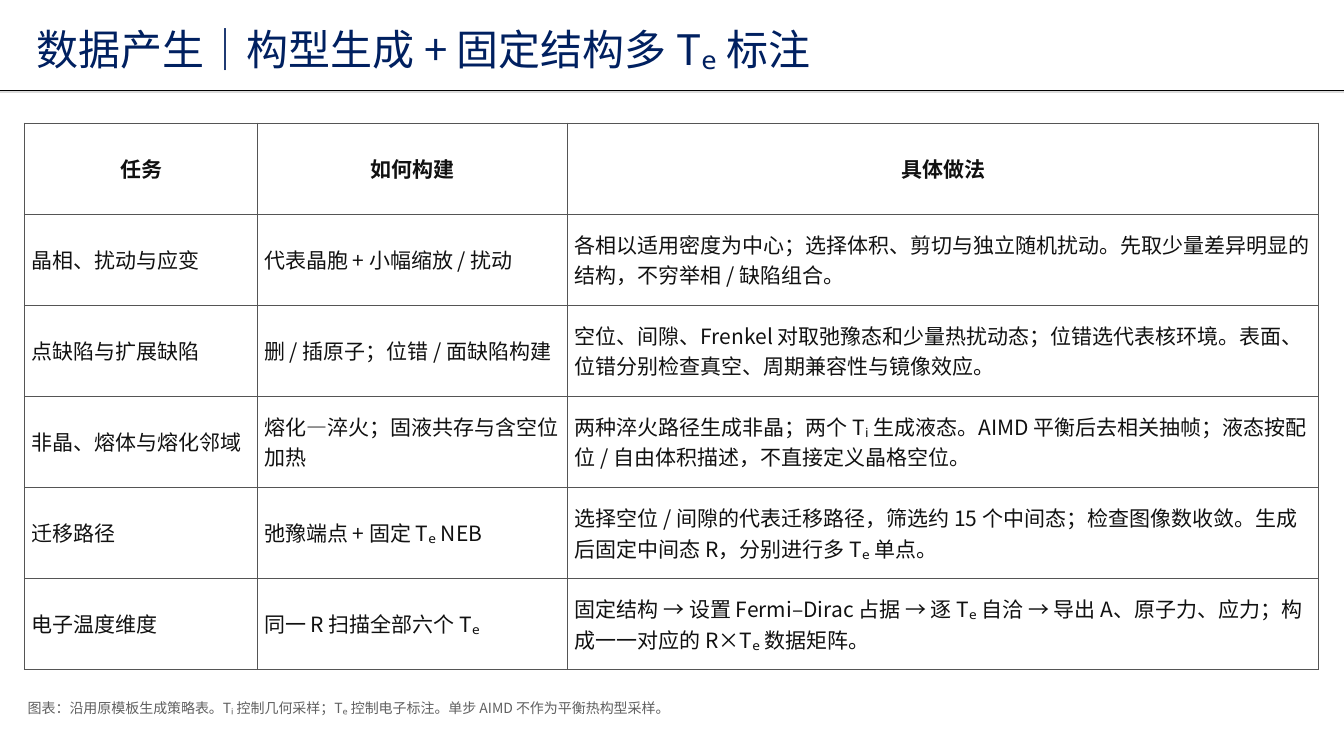
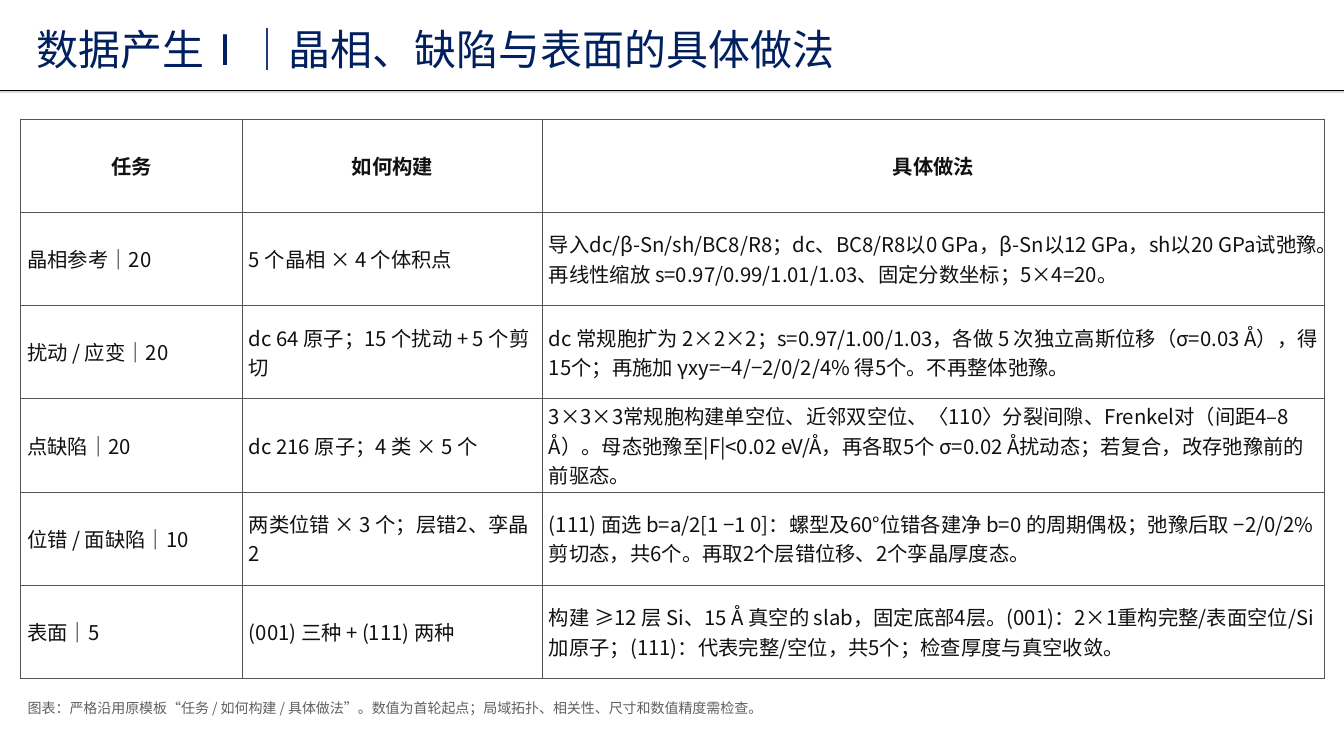
Before and after one commit to Sonnyn207/initial-dataset-configuration, a slide deck: slide 3 of deliverables/Si_Te_Initial_Dataset_5slides.pptx. Drawn at 1344x756 pixels with LibreOffice and Linux fonts; fonts in the diff are those of the drawing. Boxes give left, top, right and bottom in pixels: in the first picture for what was removed or moved away, otherwise in the second. Text is boxed around its words. In the diff, an @@ line names an element or a change of style, - is before the commit and + after.

```diff
--- a/deliverables/Si_Te_Initial_Dataset_5slides.pptx
+++ b/deliverables/Si_Te_Initial_Dataset_5slides.pptx
@@ text at <box>37,28,835,70</box>: text changed @@
-数据产生｜构型生成 + 固定结构多 Tₑ 标注
+数据产生Ⅰ｜晶相、缺陷与表面的具体做法
@@ table at <box>20,119,1325,679</box> @@
-row 2: 晶相、扰动与应变 | 代表晶胞 + 小幅缩放 / 扰动 | 各相以适用密度为中心；选择体积、剪切与独立随机扰动。先取少量差异明显的结构，不穷举相 / 缺陷组合。
+row 2: 晶相参考｜20 | 5 个晶相 × 4 个体积点 | 导入dc/β-Sn/sh/BC8/R8；dc、BC8/R8以0 GPa，β-Sn以12 GPa，sh以20 GPa试弛豫。再线性缩放 s=0.97/0.99/1.01/1.03、固定分数坐标；5×4=20。
-row 3: 点缺陷与扩展缺陷 | 删 / 插原子；位错 / 面缺陷构建 | 空位、间隙、Frenkel 对取弛豫态和少量热扰动态；位错选代表核环境。表面、位错分别检查真空、周期兼容性与镜像效应。
+row 3: 扰动 / 应变｜20 | dc 64 原子；15 个扰动 + 5 个剪切 | dc 常规胞扩为 2×2×2；s=0.97/1.00/1.03，各做 5 次独立高斯位移（σ=0.03 Å），得15个；再施加 γxy=−4/−2/0/2/4% 得5个。不再整体弛豫。
-row 4: 非晶、熔体与熔化邻域 | 熔化—淬火；固液共存与含空位加热 | 两种淬火路径生成非晶；两个 Tᵢ 生成液态。AIMD 平衡后去相关抽帧；液态按配位 / 自由体积描述，不直接定义晶格空位。
+row 4: 点缺陷｜20 | dc 216 原子；4 类 × 5 个 | 3×3×3常规胞构建单空位、近邻双空位、〈110〉分裂间隙、Frenkel对（间距4–8 Å）。母态弛豫至|F|<0.02 eV/Å，再各取5个 σ=0.02 Å扰动态；若复合，改存弛豫前的前驱态。
-row 5: 迁移路径 | 弛豫端点 + 固定 Tₑ NEB | 选择空位 / 间隙的代表迁移路径，筛选约 15 个中间态；检查图像数收敛。生成后固定中间态 R，分别进行多 Tₑ 单点。
+row 5: 位错 / 面缺陷｜10 | 两类位错 × 3 个；层错2、孪晶2 | (111) 面选 b=a/2[1 −1 0]：螺型及60°位错各建净 b=0 的周期偶极；弛豫后取 −2/0/2% 剪切态，共6个。再取2个层错位移、2个孪晶厚度态。
-row 6: 电子温度维度 | 同一 R 扫描全部六个 Tₑ | 固定结构 → 设置 Fermi–Dirac 占据 → 逐 Tₑ 自洽 → 导出 A、原子力、应力；构成一一对应的 R×Tₑ 数据矩阵。
+row 6: 表面｜5 | (001) 三种 + (111) 两种 | 构建 ≥12 层 Si、15 Å 真空的 slab，固定底部4层。(001)：2×1重构完整/表面空位/Si加原子；(111)：代表完整/空位，共5个；检查厚度与真空收敛。
@@ size 15 to 14.5 pt in "任务", "如何构建", "具体做法" @@
@@ table: place and size @@
-table at <box>24,123,1319,669</box>
+table at <box>20,119,1325,679</box>
@@ text at <box>28,701,762,715</box>: text changed @@
-图表：沿用原模板生成策略表。Tᵢ 控制几何采样；Tₑ 控制电子标注。单步 AIMD 不作为平衡热构型采样。
+图表：严格沿用原模板“任务 / 如何构建 / 具体做法”。数值为首轮起点；局域拓扑、相关性、尺寸和数值精度需检查。
```
Also in this commit, not shown: 4 other slides changed, 2 other files.
